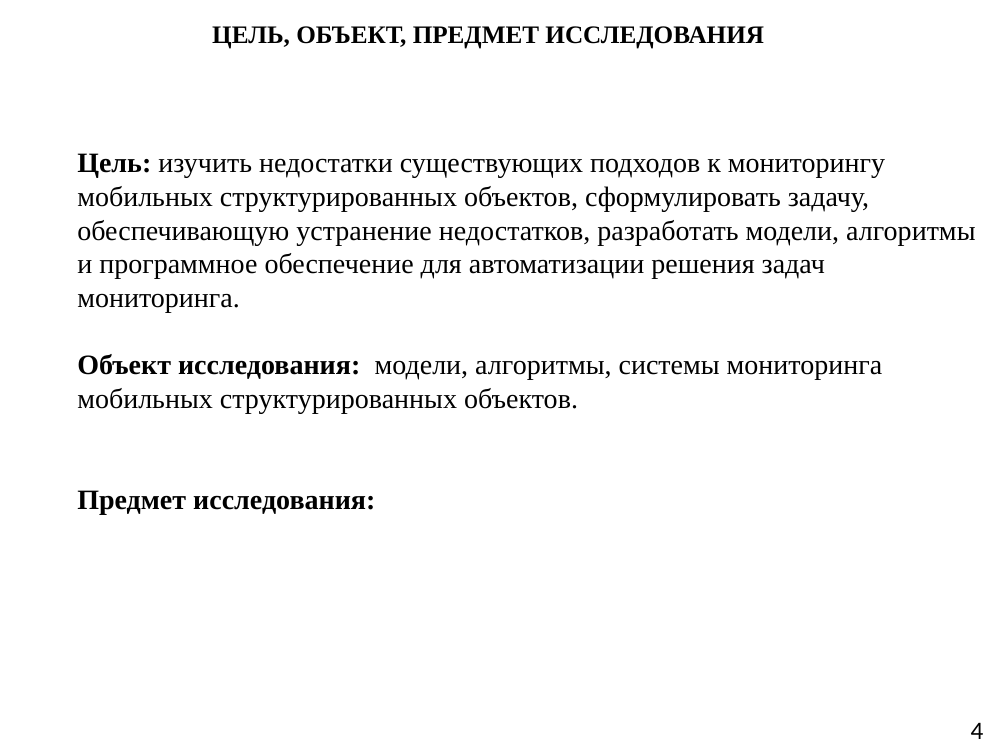
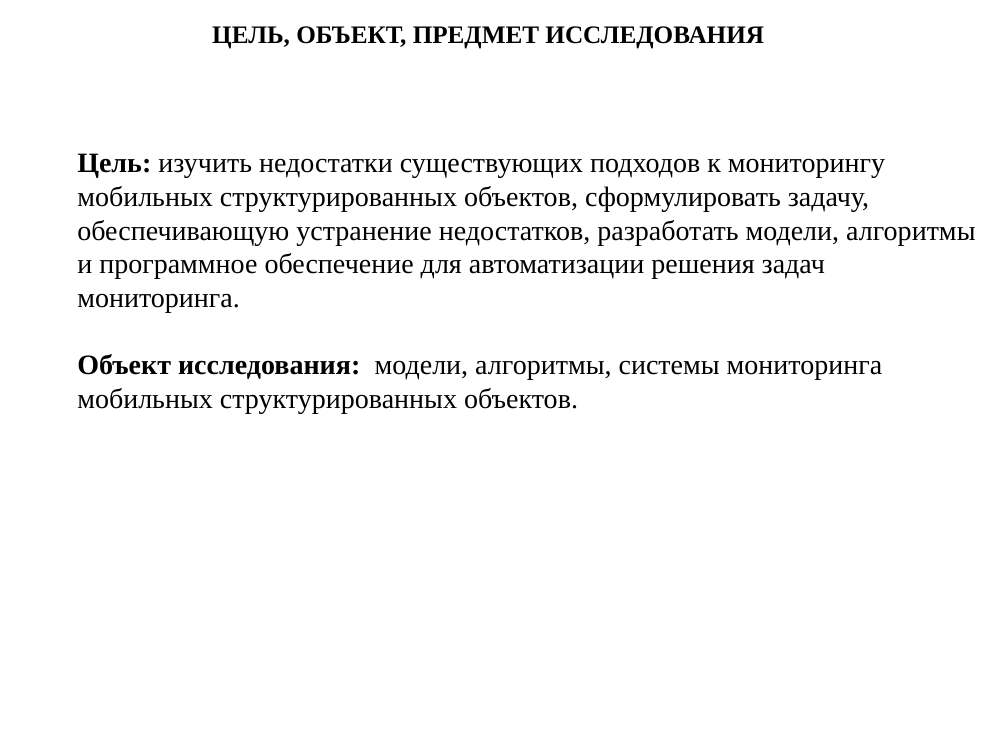
Before and after one commit to rudkouski/fpmi-diplom, a slide deck: slide 2 of отчет/rudkovsky_prez.ppt. Drawn at 1008x756 pixels with LibreOffice and Linux fonts; fonts in the diff are those of the drawing. Boxes give left, top, right and bottom in pixels: in the first picture for what was removed or moved away, otherwise in the second. Text is boxed around its words. In the diff, an @@ line names an element or a change of style, - is before the commit and + after.

```diff
--- a/отчет/rudkovsky_prez.ppt
+++ b/отчет/rudkovsky_prez.ppt
@@ text at (77,490,375,514): paragraph removed @@
-Предмет исследования:
@@ text removed at (971,722,984,739) @@
-4
```
Also in this commit, not shown: 12 other slides changed.
